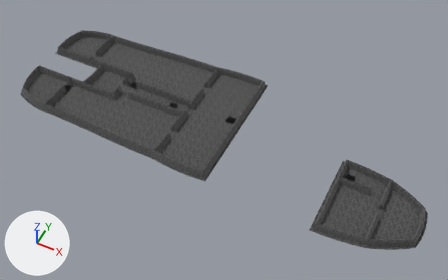
The glTF model cpp-version/assets/ships/ship1/levels3d/level_1/level_1.gltf as it was, and as the next commit left it.
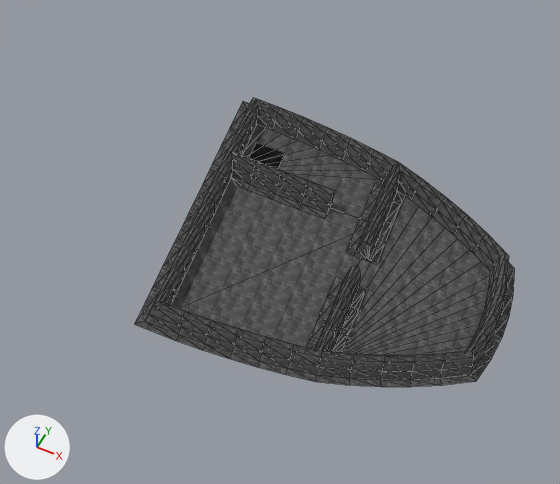
The first picture shows the older version from a 50 mm camera at (74.5, -56.8, 84.0) aimed at (40.3, 11.5, -1.3). The close-ups show the older and then the newer version on the part from 60% to 99% of the width and 46% to 100% of the height of that picture. Only the edits that show in the close-ups are written down. Arrows for +X, +Y and +Z are at lower left; the lights stay in place. The close-ups show mesh edges as thin lines. Vertices at exactly the same position are counted once.
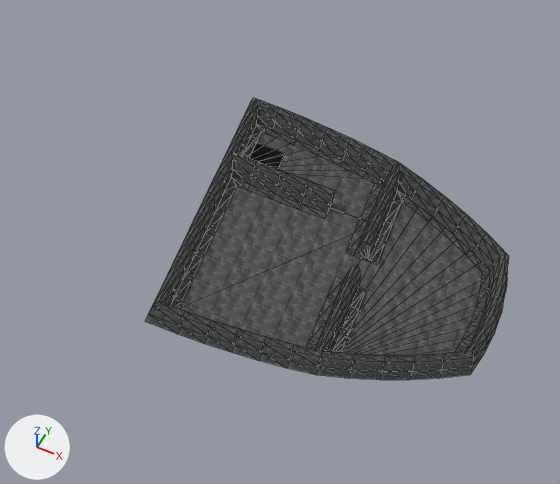
The change, as a diff of the scene's bpy script:
```diff
--- a/cpp-version/assets/ships/ship1/levels3d/level_1/level_1.gltf.py
+++ b/cpp-version/assets/ships/ship1/levels3d/level_1/level_1.gltf.py
@@ me_mesh_106 @@
-me_mesh_106.from_pydata(...)  # 14 vertices, 12 faces; spans x 61.77..70.92, y -0.81..0.42, z 0.03
+me_mesh_106.from_pydata(...)  # 14 vertices, 12 faces; spans x 62.99..70.31, y 0.41..1.48, z 0.03
+# me_mesh_106 part 1: 14 of 14 vertices moved; they spanned x 61.77..70.92, y -0.81..0.42, z 0.03 and now span x 62.99..70.31, y 0.41..1.48, z 0.03; mean shift (-0.02, 1.2, 0.0)
 me_mesh_106.materials.append(mat_material_1)
@@ me_mesh_108 @@
-me_mesh_108.from_pydata(...)  # 12 vertices, 10 faces; spans x 70.82..77.93, y 0.03..3.82, z 0.03
+me_mesh_108.from_pydata(...)  # 12 vertices, 10 faces; spans x 71.12..76.86, y 1.38..4.55, z 0.03
+# me_mesh_108 part 2: 12 of 12 vertices moved; they spanned x 70.82..77.93, y 0.03..3.82, z 0.03 and now span x 71.12..76.86, y 1.38..4.55, z 0.03; mean shift (-0.47, 1.09, 0.0)
 me_mesh_108.materials.append(mat_material_1)
@@ me_mesh_110 @@
-me_mesh_110.from_pydata(...)  # 12 vertices, 10 faces; spans x 77.57..78.42, y 3.58..11.05, z 0.03
+me_mesh_110.from_pydata(...)  # 12 vertices, 10 faces; spans x 76.5..77.2, y 4.31..10.32, z 0.03
+# me_mesh_110 part 3: all 2 vertices in x 78.01..78.42, y 6.62..6.64, z 0.03 are moved by (-1.22, 0.06, 0.0)
+# me_mesh_110 part 4: all 2 vertices in x 77.88..78.28, y 9.33..9.39, z 0.03 are moved by (-1.21, -0.18, 0.0)
+# me_mesh_110 part 5: all 2 vertices in x 77.88..78.28, y 5.24..5.3, z 0.03 are moved by (-1.21, 0.18, 0.0)
+# me_mesh_110 part 6: all 2 vertices in x 77.57..77.93, y 10.81..11.05, z 0.03 are moved by (-1.07, -0.73, 0.0)
+# me_mesh_110 part 7: all 2 vertices in x 77.57..77.93, y 3.58..3.82, z 0.03 are moved by (-1.07, 0.73, 0.0)
+# other edits to the shape of me_mesh_110 do not show in these pictures
 me_mesh_110.materials.append(mat_material_1)
@@ me_mesh_116 @@
-me_mesh_116.from_pydata(...)  # 8 vertices, 6 faces; spans x 61.77..62.18, y 10.57..15.44, z 0.03
-me_mesh_116.vertices[0].co = (62.18, 15.04, 0.03)  # pixel (247, 108)
-me_mesh_116.vertices[1].co = (61.77, 15.44, 0.03)  # pixel (242, 101)
-me_mesh_116.vertices[6].co = (62.18, 10.57, 0.03)  # pixel (219, 166)
-me_mesh_116.vertices[7].co = (61.77, 10.57, 0.03)  # pixel (212, 163)
+me_mesh_116.from_pydata(...)  # 8 vertices, 6 faces; spans x 62.99..63.4, y 10.97..14.22, z 0.03
+# me_mesh_116 part 8
+for i in [*range(2, 6)]: me_mesh_116.vertices[i].co += Vector((1.22, 0.0, 0.0))
+me_mesh_116.vertices[0].co = (63.4, 13.82, 0.03)  # pixel (261, 132)
+me_mesh_116.vertices[1].co = (62.99, 14.22, 0.03)  # pixel (256, 124)
+me_mesh_116.vertices[6].co = (63.4, 11.38, 0.03)
+me_mesh_116.vertices[7].co = (62.99, 10.97, 0.03)
 me_mesh_116.materials.append(mat_material_1)
@@ me_mesh_118 @@
-me_mesh_118.from_pydata(...)  # 16 vertices, 14 faces; spans x 61.77..62.18, y -0.81..10.57, z 0.03
+me_mesh_118.from_pydata(...)  # 16 vertices, 14 faces; spans x 62.99..63.4, y 0.41..10.16, z 0.03
+# me_mesh_118 part 9: the 1 vertex in x 62.18, y 10.57, z 0.03 is moved by (1.22, -0.81, 0.0)
+# me_mesh_118 part 10: the 1 vertex in x 61.77, y 10.57, z 0.03 is moved by (1.22, -0.41, 0.0)
+# me_mesh_118 part 11: all 12 vertices in x 61.77..62.18, y 1.51..9.06, z 0.03 are moved by (1.22, 0.0, 0.0)
+# me_mesh_118 part 12: all 2 vertices in x 61.77..62.18, y -0.81..-0.41, z 0.03 are moved by (1.22, 1.22, 0.0)
 me_mesh_118.materials.append(mat_material_1)
```

Pixel boxes [x1, y1, x2, y2] of what changed, in the close-ups (560 x 484 px; the box of a moved part takes in the faces that stretch with it):
'Mesh_118', reshaped (22% narrower, 18% shorter)
    before: [135, 164, 219, 324]
    after: [171, 177, 236, 308]
'Mesh_110', reshaped
    before: [470, 269, 515, 381]
    after: [455, 271, 490, 352]
'Mesh_106', reshaped (not visible afterwards)
    before: [135, 321, 316, 382]
'Mesh_108', reshaped (not visible afterwards)
    before: [316, 375, 476, 387]
'Mesh_116', reshaped
    before: [213, 102, 247, 166]
    after: [242, 125, 261, 158]
part 3 of me_mesh_110, moved or reshaped
    before: [494, 314, 509, 338]
    after: [471, 306, 485, 327]
part 4 of me_mesh_110, moved or reshaped
    before: [501, 293, 513, 317]
    after: [477, 287, 489, 309]
part 5 of me_mesh_110, moved or reshaped
    before: [485, 335, 502, 358]
    after: [462, 324, 478, 346]
part 6 of me_mesh_110, moved or reshaped
    before: [505, 269, 515, 295]
    after: [481, 271, 490, 289]
part 7 of me_mesh_110, moved or reshaped (mostly hidden afterwards)
    before: [470, 354, 492, 381]
    after: [455, 342, 469, 352]
part 9 of me_mesh_118, moved or reshaped
    before: [203, 169, 218, 187]
    after: [225, 186, 236, 195]
part 10 of me_mesh_118, moved or reshaped
    before: [203, 164, 219, 183]
    after: [225, 177, 236, 192]
part 11 of me_mesh_118, moved or reshaped
    before: [151, 184, 209, 293]
    after: [174, 192, 231, 302]
part 12 of me_mesh_118, moved or reshaped (mostly hidden afterwards)
    before: [135, 290, 158, 324]
    after: [171, 299, 181, 308]
